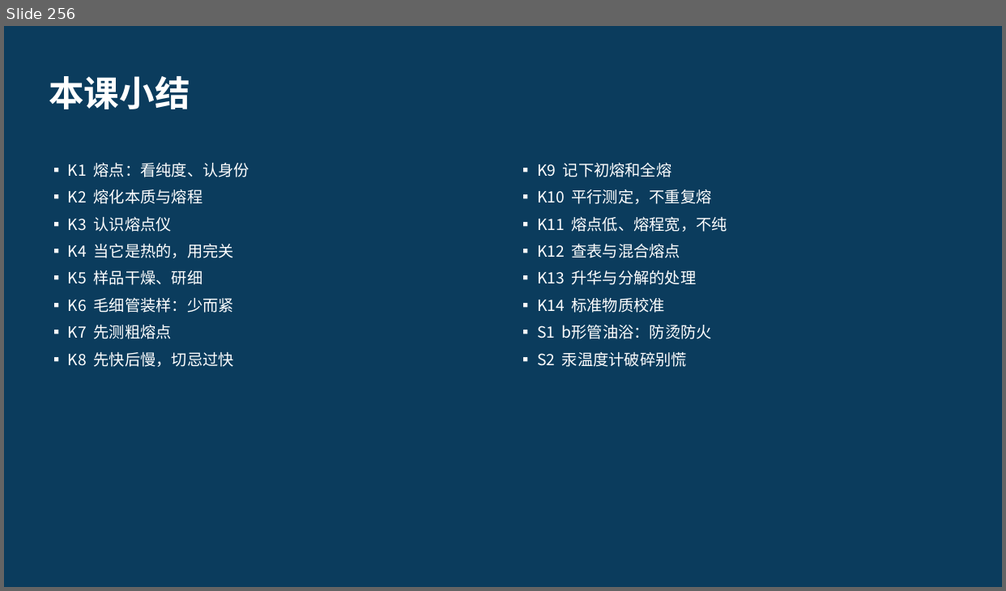
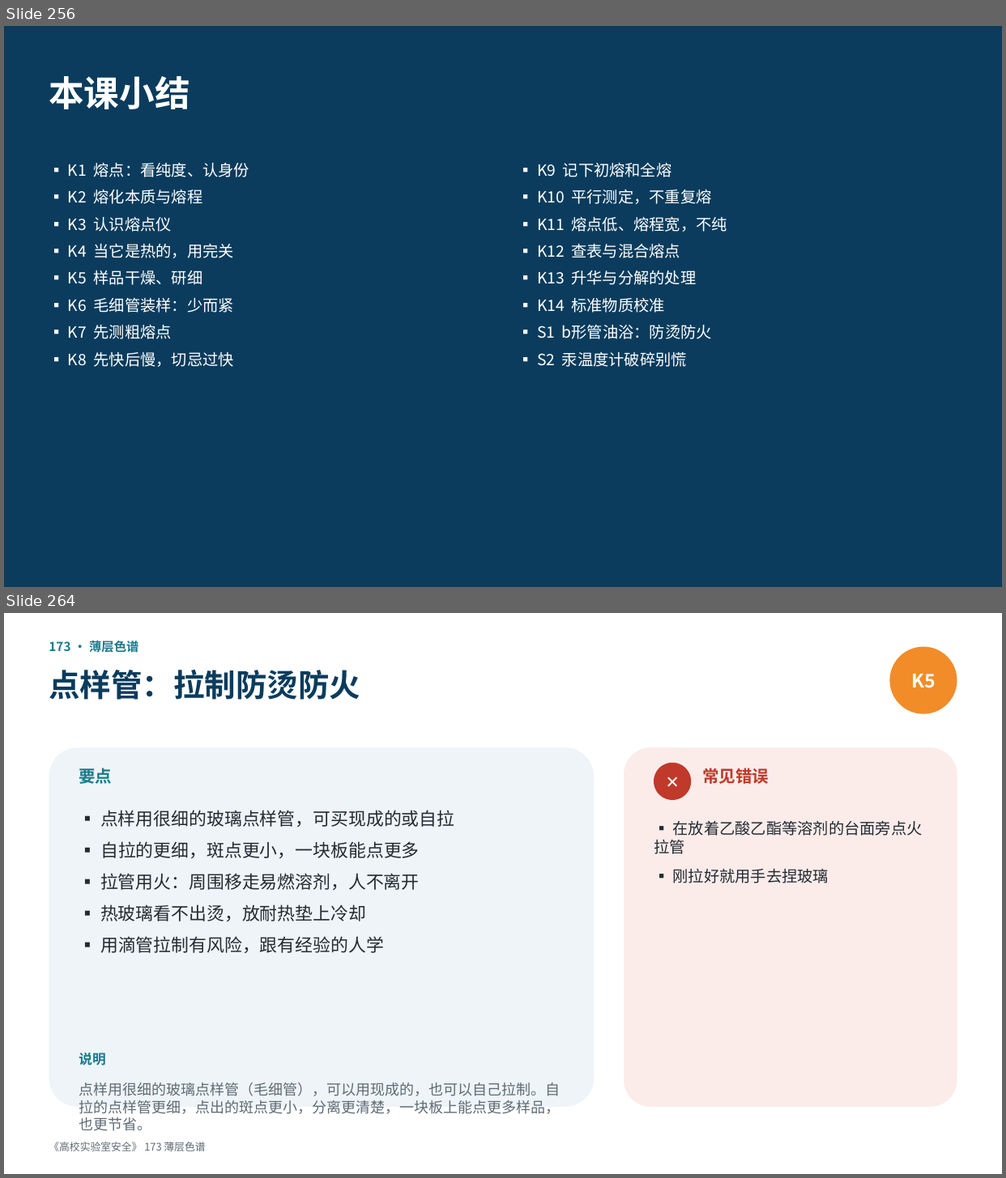
Before and after one commit to hanrongwx-max/videoyoutubo, a slide deck: course/高校实验室安全/课件/第15章_实验基本技能.pptx. Shown one above the other, each under a label of ours: slide 256 before the commit, slides 256 and 264 after it; the slides between them are not shown. The pictures are 1006x591 and 1006x1178 pixels, drawn with LibreOffice and Linux fonts; fonts in the diff are those of the drawing. Boxes give left, top, right and bottom in pixels: in the first picture for what was removed or moved away, otherwise in the second. Text is boxed around its words. In the diff, an @@ line names an element or a change of style, - is before the commit and + after.

```diff
--- a/course/高校实验室安全/课件/第15章_实验基本技能.pptx
+++ b/course/高校实验室安全/课件/第15章_实验基本技能.pptx
@@ slide 264 added at bbox=[4, 613, 1002, 1174], background #FFFFFF @@
@@ text added at bbox=[49, 641, 139, 653], 12 pt, text #1D7A8C, bold @@
+173 · 薄层色谱
@@ ellipse added at bbox=[889, 647, 957, 714], fill #F28C28, 18 pt, text #FFFFFF, bold @@
+K5
@@ text added at bbox=[49, 670, 360, 700], 30 pt, text #0B3C5D, bold @@
+点样管：拉制防烫防火
@@ rounded rectangle added at bbox=[49, 747, 594, 1107], fill #EEF4F7 @@
@@ rounded rectangle added at bbox=[624, 747, 957, 1107], fill #FBECEA @@
@@ text added at bbox=[79, 768, 112, 784], 16 pt, text #1D7A8C, bold @@
+要点
@@ ellipse added at bbox=[654, 763, 691, 800], fill #C0392B, 16 pt, text #FFFFFF, bold @@
+✕
@@ text added at bbox=[702, 768, 769, 784], 16 pt, text #C0392B, bold @@
+常见错误
@@ text added at bbox=[100, 810, 454, 953], 17 pt, text #222B33 @@
+▪ 点样用很细的玻璃点样管，可买现成的或自拉
+▪ 自拉的更细，斑点更小，一块板能点更多
+▪ 拉管用火：周围移走易燃溶剂，人不离开
+▪ 热玻璃看不出烫，放耐热垫上冷却
+▪ 用滴管拉制有风险，跟有经验的人学
@@ text added at bbox=[654, 820, 923, 884], 15 pt, text #222B33 @@
+▪ 在放着乙酸乙酯等溶剂的台面旁点火拉管
+▪ 刚拉好就用手去捏玻璃
@@ text added at bbox=[79, 1053, 105, 1066], 13 pt, text #1D7A8C, bold @@
+说明
@@ text added at bbox=[79, 1083, 560, 1131], 14 pt, text #5F6B75 @@
+点样用很细的玻璃点样管（毛细管），可以用现成的，也可以自己拉制。自拉的点样管更细，点出的斑点更小，分离更清楚，一块板上能点更多样品，也更节省。
@@ text added at bbox=[49, 1142, 205, 1152], 10 pt, text #5F6B75 @@
+《高校实验室安全》 173 薄层色谱
```
Also in this commit, not shown: 27 other slides added, 2 other files.
